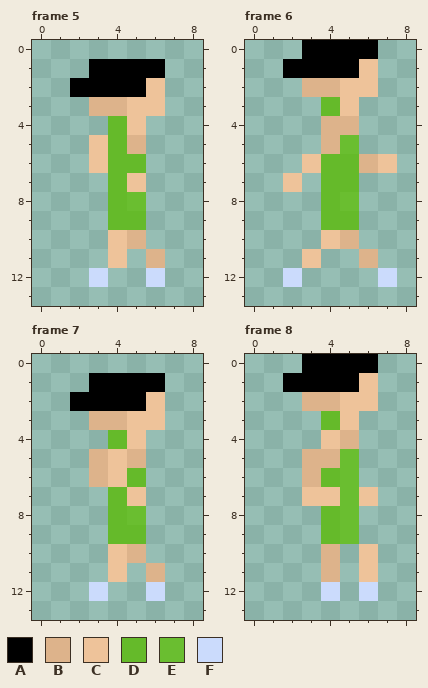
Pixel-art file: Assets/PersonalAssets/NPC/Day4/Man4DayFourCorrectRightWalk.aseprite. The picture above is the old version.
9x14 pixels, 10 frames. Shown: frame 5, frame 6, frame 7, frame 8. The commit also changed other frames, which this record leaves out.
Palette (. is transparent): A #000000  B #ddb38b  C #eec39a  D #65ba2a  E #6abe30  F #cbdbfc
After:
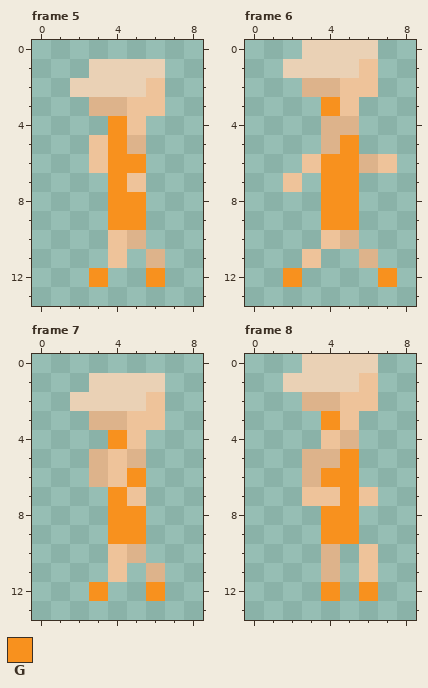
Colours new in this view: G #f8911e
From old to new:
{"colour":"A","old":"#000000","new":"#ead1b5"}
{"where": "frame 5"}
{"frame":5,"y":4,"x":4,"old":"D","new":"G"}
{"frame":5,"y":5,"x":4,"old":"D","new":"G"}
{"frame":5,"y":6,"x":4,"old":"DD","new":"GG"}
{"frame":5,"y":7,"x":4,"old":"D","new":"G"}
{"frame":5,"y":8,"x":4,"old":"DE","new":"GG"}
{"frame":5,"y":9,"x":4,"old":"DD","new":"GG"}
{"frame":5,"y":12,"x":3,"old":"F","new":"G"}
{"frame":5,"y":12,"x":6,"old":"F","new":"G"}
{"where": "frame 6"}
{"frame":6,"y":3,"x":4,"old":"D","new":"G"}
{"frame":6,"y":5,"x":5,"old":"E","new":"G"}
{"frame":6,"y":6,"x":4,"old":"DD","new":"GG"}
{"frame":6,"y":7,"x":4,"old":"DD","new":"GG"}
{"frame":6,"y":8,"x":4,"old":"DE","new":"GG"}
{"frame":6,"y":9,"x":4,"old":"DD","new":"GG"}
{"frame":6,"y":12,"x":2,"old":"F","new":"G"}
{"frame":6,"y":12,"x":7,"old":"F","new":"G"}
{"where": "frame 7"}
{"frame":7,"y":4,"x":4,"old":"D","new":"G"}
{"frame":7,"y":6,"x":5,"old":"D","new":"G"}
{"frame":7,"y":7,"x":4,"old":"D","new":"G"}
{"frame":7,"y":8,"x":4,"old":"DE","new":"GG"}
{"frame":7,"y":9,"x":4,"old":"DD","new":"GG"}
{"frame":7,"y":12,"x":3,"old":"F","new":"G"}
{"frame":7,"y":12,"x":6,"old":"F","new":"G"}
{"where": "frame 8"}
{"frame":8,"y":3,"x":4,"old":"D","new":"G"}
{"frame":8,"y":5,"x":5,"old":"E","new":"G"}
{"frame":8,"y":6,"x":4,"old":"DE","new":"GG"}
{"frame":8,"y":7,"x":5,"old":"E","new":"G"}
{"frame":8,"y":8,"x":4,"old":"DE","new":"GG"}
{"frame":8,"y":9,"x":4,"old":"DE","new":"GG"}
{"frame":8,"y":12,"x":4,"old":"F","new":"G"}
{"frame":8,"y":12,"x":6,"old":"F","new":"G"}
{"label":"changed","picture_box":[70,59,165,287]}
{"label":"changed","picture_box":[283,40,397,287]}
{"label":"changed","picture_box":[70,373,165,601]}
{"label":"changed","picture_box":[283,354,378,601]}
